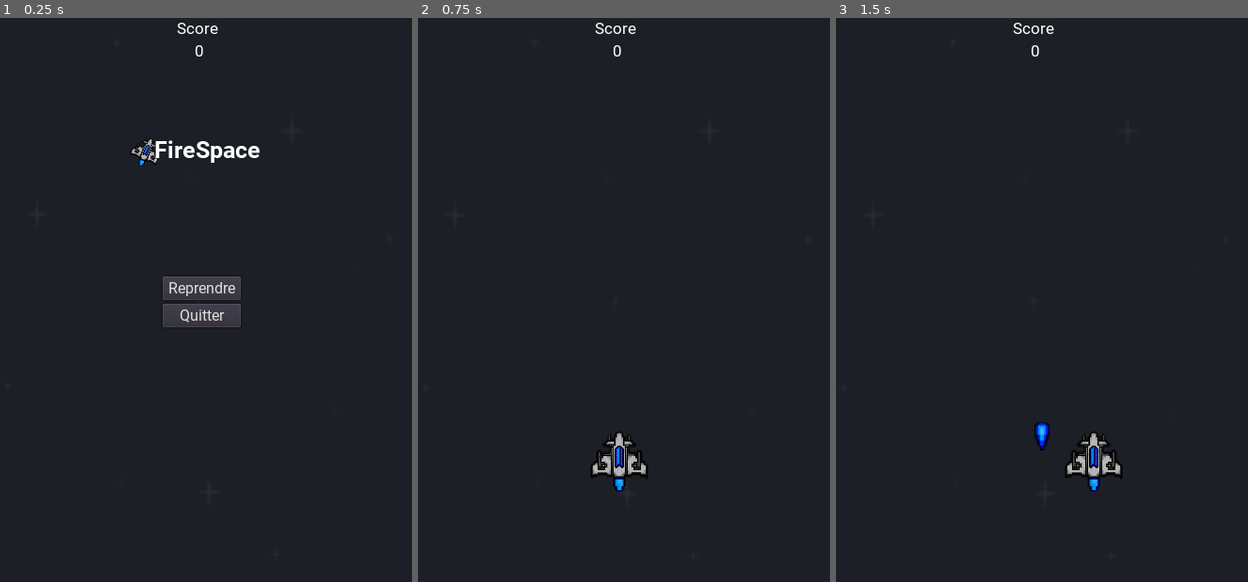
Above: before the commit, frames 1-3 (left to right).
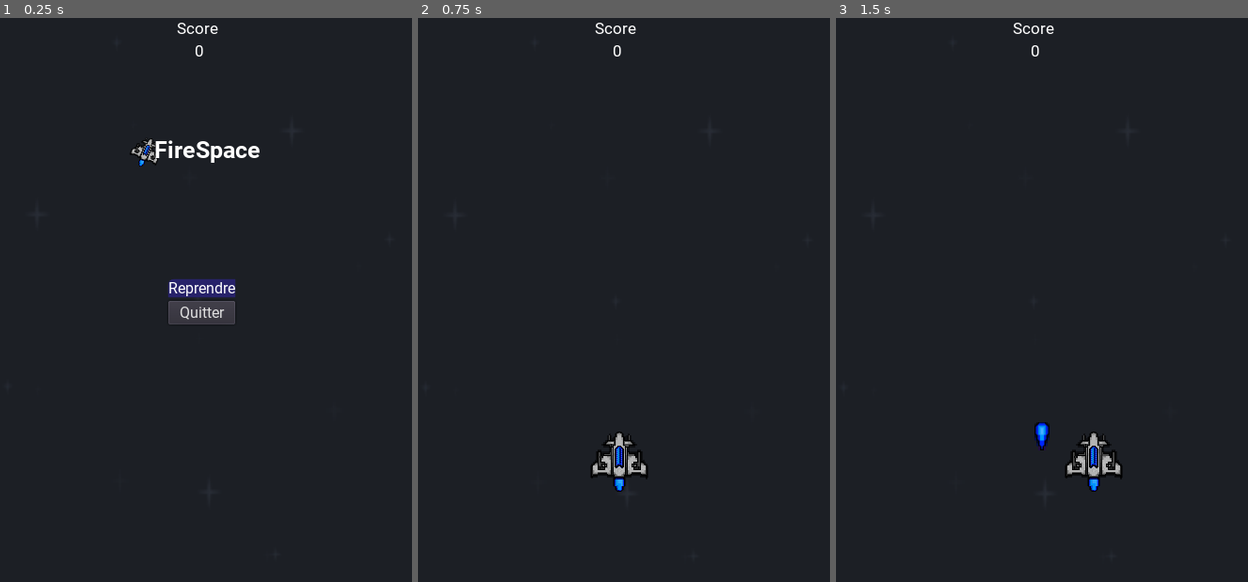
Above: after the commit, the same moments.

Repository: KevCoorp/Firespace
Game: Godot game, scene res://MainScenes/Gameplay.tscn
The game is run twice, just before and just after one commit, with the same random seed, the same clock (stepped at 60 frames per second) and the same inputs.
Inputs:
- Up to frame 1 (0.25 s): no input
- Up to frame 2 (0.75 s): click "Reprendre" at 0.5 s
- Up to frame 3 (1.5 s): tap Enter at 1.25 s; hold D (move_right) from 1.28 s (still down); hold Space (shoot) from 1.28 s (still down)

The runs differ from the first frame. In frame 1, 1.2% of the frame differs, in the area x 39-59%, y 45-55%; in frame 2, nothing differs; in frame 3, nothing differs.

Commit message:
theme working

Diff:
--- a/GUI/PauseMenu2.tscn
+++ b/GUI/PauseMenu2.tscn
@@ -11,6 +11,14 @@
 [sub_resource type="DynamicFont" id=4]
 size = 25
 font_data = SubResource( 3 )
+
+[sub_resource type="StyleBoxFlat" id=5]
+bg_color = Color( 0.152941, 0.133333, 0.415686, 1 )
+corner_radius_top_left = 6
+
+[sub_resource type="Theme" id=6]
+Button/colors/font_color = Color( 1, 1, 1, 1 )
+Button/styles/normal = SubResource( 5 )
 
 [sub_resource type="DynamicFont" id=1]
 font_data = ExtResource( 3 )
@@ -56,22 +64,23 @@
 margin_bottom = 2.0
 
 [node name="VBoxContainer" type="VBoxContainer" parent="CenterContainer"]
-margin_left = 183.0
-margin_top = 273.0
-margin_right = 266.0
-margin_bottom = 327.0
+margin_left = 189.0
+margin_top = 276.0
+margin_right = 260.0
+margin_bottom = 324.0
 
 [node name="ResumeBtn" type="Button" parent="CenterContainer/VBoxContainer"]
-margin_right = 83.0
-margin_bottom = 25.0
+margin_right = 71.0
+margin_bottom = 19.0
+theme = SubResource( 6 )
 custom_fonts/font = SubResource( 1 )
 text = "Reprendre"
 icon_align = 1
 
 [node name="QuitBtn" type="Button" parent="CenterContainer/VBoxContainer"]
-margin_top = 29.0
-margin_right = 83.0
-margin_bottom = 54.0
+margin_top = 23.0
+margin_right = 71.0
+margin_bottom = 48.0
 custom_fonts/font = SubResource( 2 )
 text = "Quitter"
 icon_align = 1
Not shown: 1 places in GUI/PauseMenu2.tscn that only renumber resources
